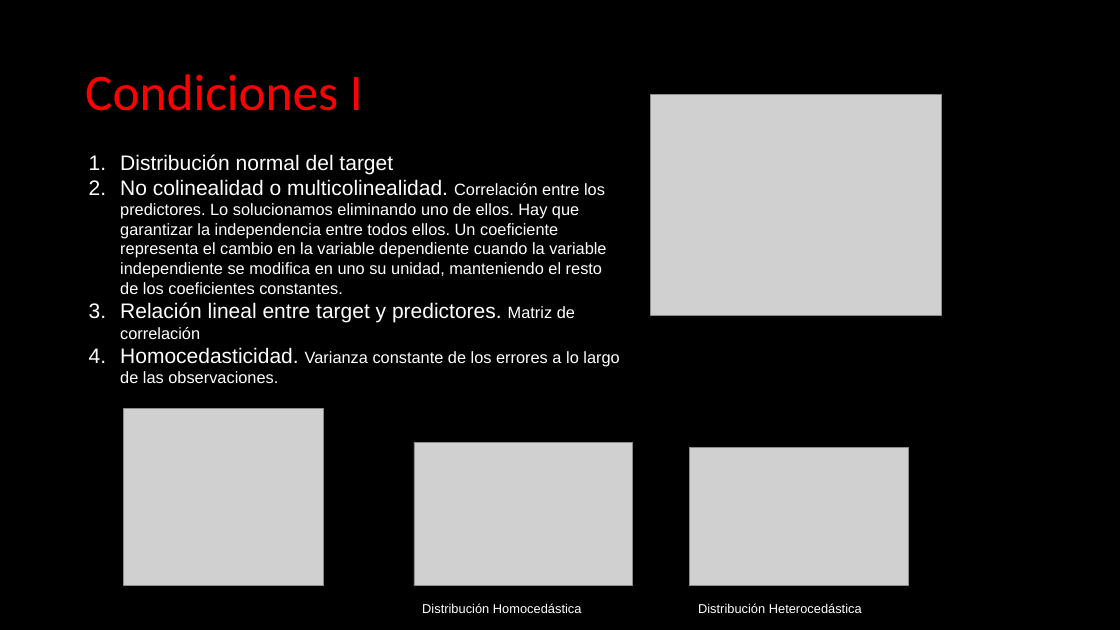
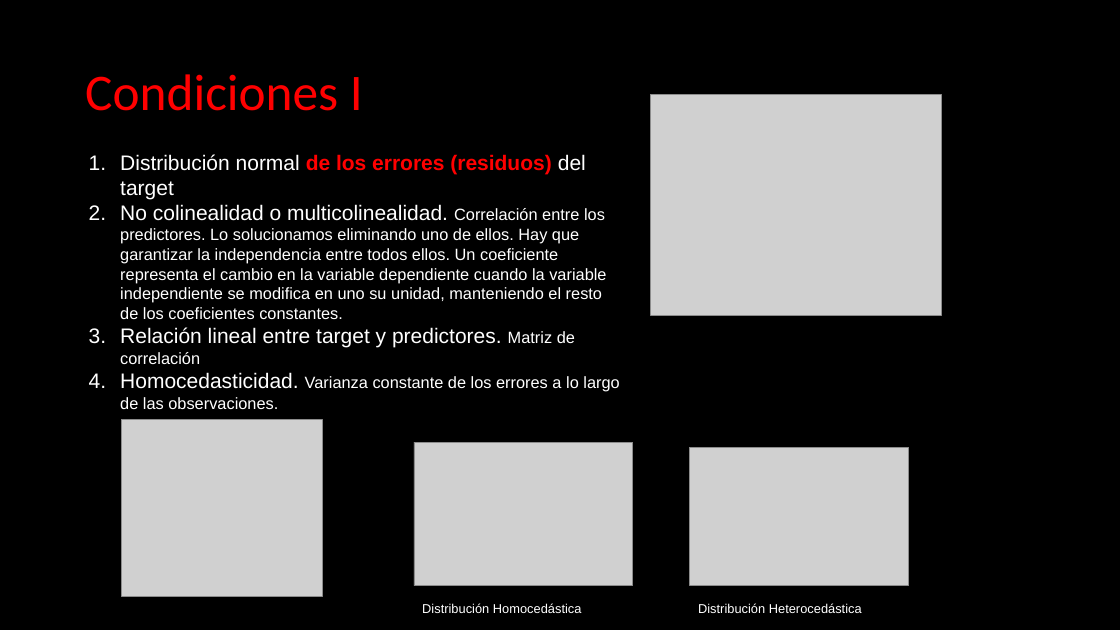
Before and after one commit to isotomor/DSPT_TBS_SVL_0922, a slide deck: slide 19 of 3-Machine_Learning/1-Supervisado/1-Regression/1-Linear_Regression/Machine Learning - Linear regression.pptx. Drawn at 1120x630 pixels with LibreOffice and Linux fonts; fonts in the diff are those of the drawing; grey boxes stand for pictures. Boxes give left, top, right and bottom in pixels: in the first picture for what was removed or moved away, otherwise in the second. Text is boxed around its words. In the diff, an @@ line names an element or a change of style, - is before the commit and + after.

Commit message:
Presentación Regresión Lineal

```diff
--- a/3-Machine_Learning/1-Supervisado/1-Regression/1-Linear_Regression/Machine Learning - Linear regression.pptx
+++ b/3-Machine_Learning/1-Supervisado/1-Regression/1-Linear_Regression/Machine Learning - Linear regression.pptx
@@ text at (x1=120, y1=154, x2=586, y2=199): text changed @@
-1. Distribución normal del target
+1. Distribución normal de los errores (residuos) del target
@@ picture moved from (x1=124, y1=408, x2=324, y2=586) to (x1=122, y1=419, x2=323, y2=597) @@
```
